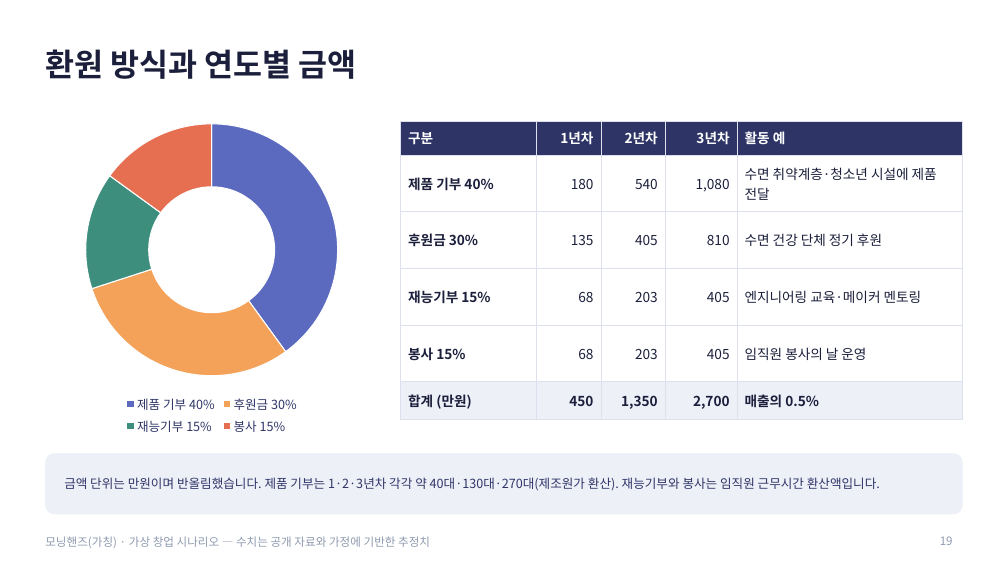
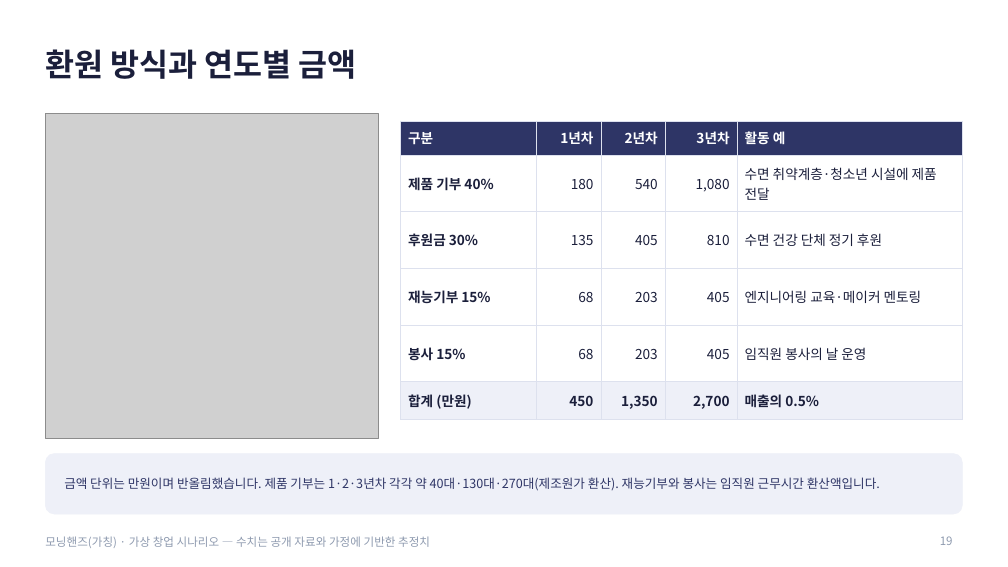
Before and after one commit to g975682-source/-, a slide deck: slide 19 of MorningHands_Business_Analysis.pptx. Drawn at 1008x567 pixels with LibreOffice and Linux fonts; fonts in the diff are those of the drawing; grey boxes stand for pictures. Boxes give left, top, right and bottom in pixels: in the first picture for what was removed or moved away, otherwise in the second. Text is boxed around its words. In the diff, an @@ line names an element or a change of style, - is before the commit and + after.

```diff
--- a/MorningHands_Business_Analysis.pptx
+++ b/MorningHands_Business_Analysis.pptx
@@ doughnut chart removed at (45,113,378,439) @@
-categories: 제품 기부 40%, 후원금 30%, 재능기부 15%, 봉사 15%
-Series 1: 40, 30, 15, 15
@@ picture added at (45,113,378,439) @@
```
Also in this commit, not shown: 7 other slides changed.
